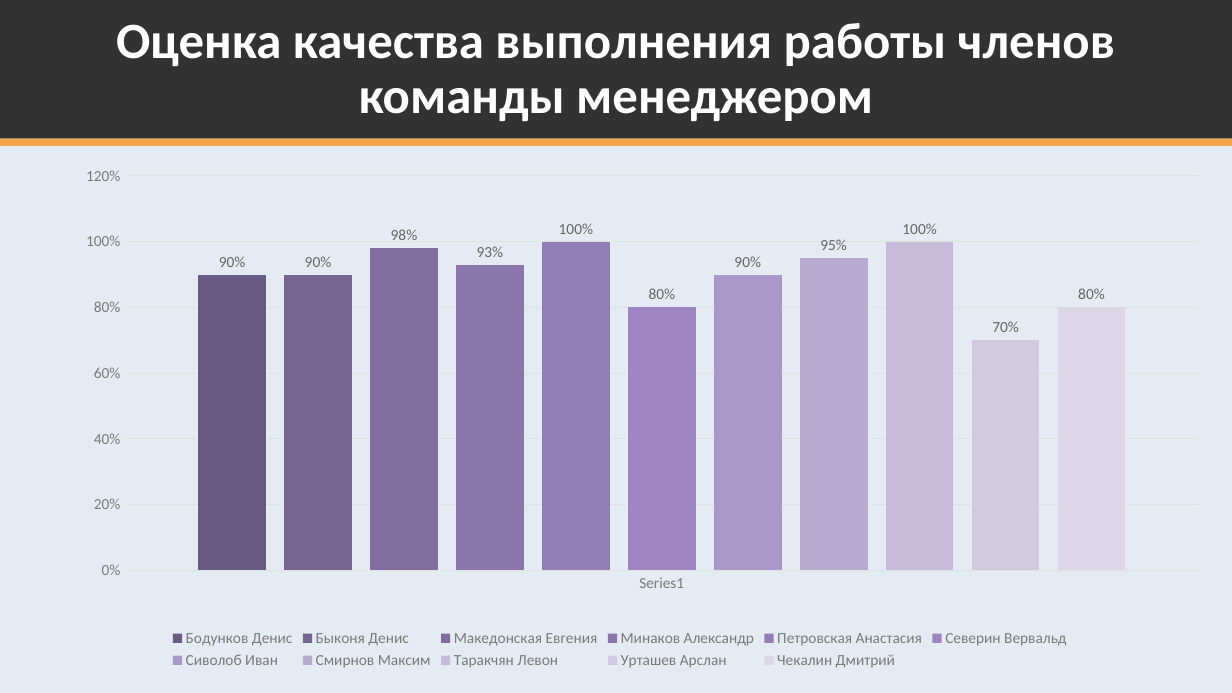
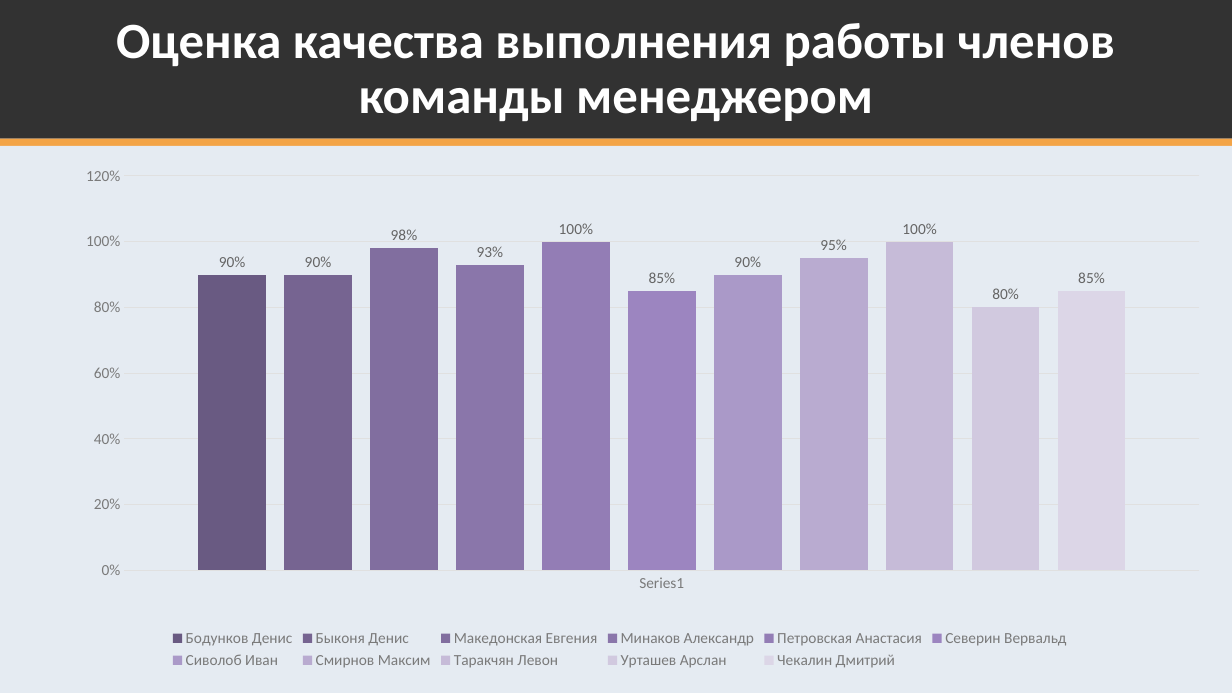
Before and after one commit to K224/TPKS, a slide deck: slide 19 of k224-docs/Presentazia_21_relis.pptx. Drawn at 1232x693 pixels with LibreOffice and Linux fonts; fonts in the diff are those of the drawing. Boxes give left, top, right and bottom in pixels: in the first picture for what was removed or moved away, otherwise in the second. Text is boxed around its words. In the diff, an @@ line names an element or a change of style, - is before the commit and + after.

```diff
--- a/k224-docs/Presentazia_21_relis.pptx
+++ b/k224-docs/Presentazia_21_relis.pptx
@@ column chart at [41, 160, 1201, 673] @@
@@ Северин Вервальд, : 0.8 to 0.85 @@
@@ Урташев Арслан, : 0.7 to 0.8 @@
@@ Чекалин Дмитрий, : 0.8 to 0.85 @@
```
Also in this commit, not shown: 1 other slide changed, 2 other files.
